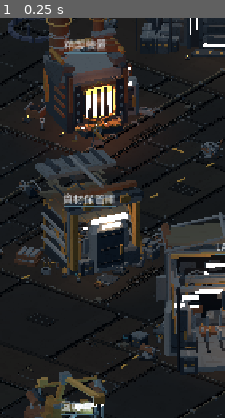
Above: before the commit, frame 1.
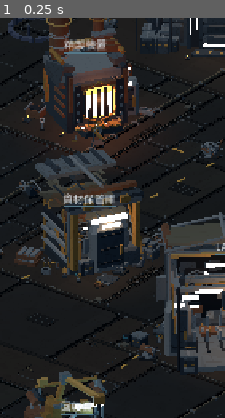
Above: after the commit, the same moment.

Repository: shejklgaia-png/-
Game: Godot game, scene res://scenes/base_exploration.tscn
Two runs of this game, one before a commit and one after it. Both use one fixed random seed, a clock stepped at 60 frames per second and the inputs below.
Inputs:
- Up to frame 1 (0.25 s): no input
The pictures show only the part of the screen within x 0-50%, y 28-78%; the shares and areas given below are measured in that part.

The runs differ from the first frame. In frame 1, 0.3% of the frame differs, in the area x 19-58%, y 45-56%.

Commit message:
fix(BASE): expose staggered warehouse cargo from actual play-angle without larger pads

Diff:
--- a/scripts/sera_base_architecture.gd
+++ b/scripts/sera_base_architecture.gd
@@ -555,21 +555,29 @@
 static func _storage(g: Batch) -> void:
     g.poly("CargoStoragePallet", "bevel", Vector3(0, 0.24, 0),
         Vector3(2.3, 0.29, 2.07), "trim")
+    # Tiered cargo now steps toward the visible loading face instead of
+    # hiding both rows under one rear awning in the orthographic game view.
     for i in range(6):
         var x: float = -0.72 + float(i % 3) * 0.70
         var y: float = 0.68 + float(i / 3) * 0.68
-        g.crate(Vector3(x, y, -0.27), Vector3(0.59, 0.58, 0.90), i)
+        var z: float = 0.30 if i >= 3 else -0.50
+        g.crate(Vector3(x, y, z), Vector3(0.59, 0.58, 0.90), i)
+    # Positive upper-cargo silhouette in the open portion of the shed.
+    g.poly("StorageExposedUpperCargo", "bevel",
+        Vector3(-0.69, 1.77, 0.30), Vector3(0.63, 0.20, 0.75), "rust")
     for side in [-1.0, 1.0]:
         for row in range(3):
             g.box("CargoStoragePalletRail", Vector3(side * 1.12,
                 0.52 + row * 0.42, 0), Vector3(0.095, 0.11, 1.91), "edge")
         g.rod("CargoStorageCornerPost", Vector3(side * 1.10, 0.18, -0.90),
             Vector3(side * 1.10, 1.86, -0.90), 0.10, "gold")
-    g.poly("CargoStorageTarp", "canvas", Vector3(0.0, 1.76, -0.11),
-        Vector3(2.15, 0.33, 1.72), "cloth")
+    # Only the back row needs weatherproof canvas. The open front shows
+    # high-grade cargo from the fixed angled overhead camera.
+    g.poly("CargoStorageTarp", "canvas", Vector3(0.0, 1.76, -0.78),
+        Vector3(2.15, 0.22, 0.68), "cloth")
     for i in range(4):
         g.box("CargoStorageTieStrap", Vector3(-0.73 + i * 0.48,
-            1.79, -0.11), Vector3(0.04, 0.04, 1.67), "rust")
+            1.82, -0.78), Vector3(0.04, 0.04, 0.65), "rust")
 
 static func _construction(g: Batch) -> void:
     # Operator-height terminal with an angled holographic blueprint stand.
